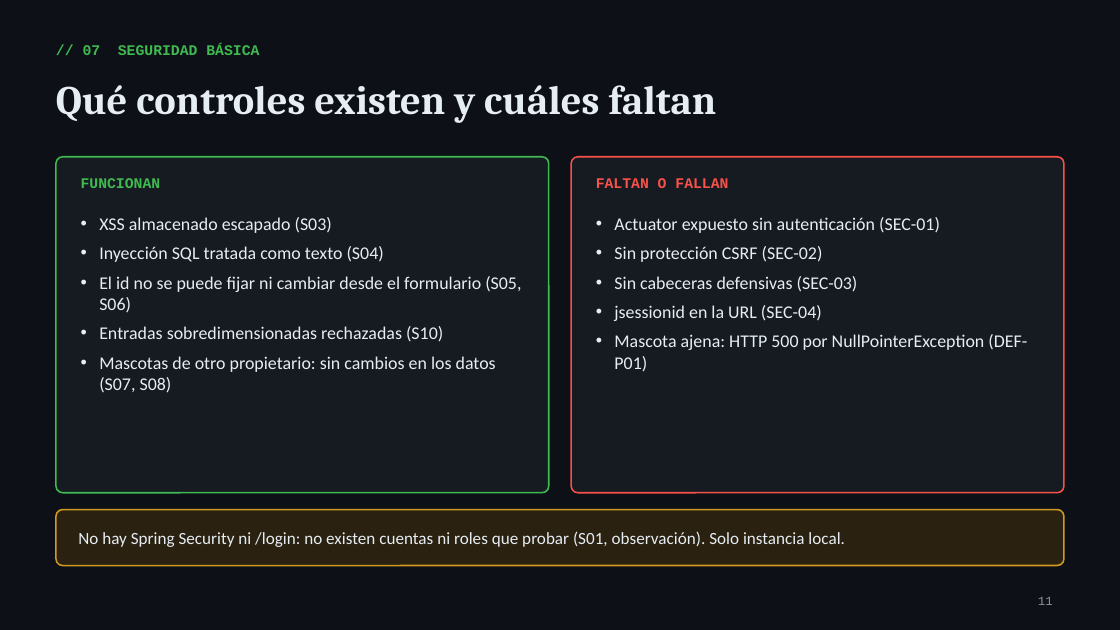
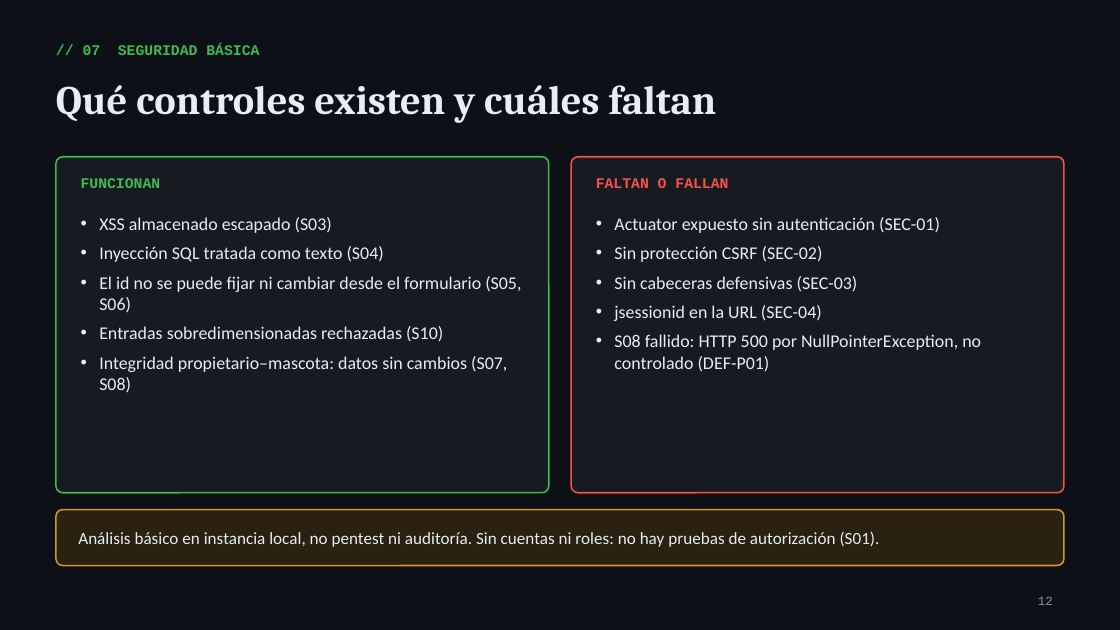
Before and after one commit to Mooneer17/spring-petclinic-apf2, a slide deck: slide 12 of presentacion/10Grupo_Segundo_Avance.pptx (slide 11 before the commit). Drawn at 1120x630 pixels with LibreOffice and Linux fonts; fonts in the diff are those of the drawing. Boxes give left, top, right and bottom in pixels: in the first picture for what was removed or moved away, otherwise in the second. Text is boxed around its words. In the diff, an @@ line names an element or a change of style, - is before the commit and + after.

Commit message:
Revisión APF2: S08, métricas, documentación de casos, E01, carga y seguridad
- S08 reclasificado de aprobado a fallido (documental, sin nueva ejecución);
  totales 51 / 44 aprobados / 6 fallidos / 1 observación, 88,0 %.
- Corrida 3 de F01-F31 con script v2 (verifica mensajes y persistencia).
- Casos con objetivo, precondiciones, técnica de diseño y pasos.
- E01 como prueba adicional de concurrencia; carga básica local; seguridad
  básica por categorías con impacto, severidad y recomendación.
- Informe, presentación, matriz, guía, pendientes y CAMBIOS_REVISION.txt.

```diff
--- a/presentacion/10Grupo_Segundo_Avance.pptx
+++ b/presentacion/10Grupo_Segundo_Avance.pptx
@@ text at <box>99,356,507,392</box>: text changed @@
-• Mascotas de otro propietario: sin cambios en los datos (S07, S08)
+• Integridad propietario–mascota: datos sin cambios (S07, S08)
@@ text at <box>614,334,981,372</box>: text changed @@
-• Mascota ajena: HTTP 500 por NullPointerException (DEF-P01)
+• S08 fallido: HTTP 500 por NullPointerException, no controlado (DEF-P01)
@@ text at <box>78,531,880,547</box>: text changed @@
-No hay Spring Security ni /login: no existen cuentas ni roles que probar (S01, observación). Solo instancia local.
+Análisis básico en instancia local, no pentest ni auditoría. Sin cuentas ni roles: no hay pruebas de autorización (S01).
@@ page number at <box>1038,597,1053,605</box>: text changed @@
-11
+12
```
Also in this commit, not shown: 10 other slides changed, 2 slides added, 52 other files.
